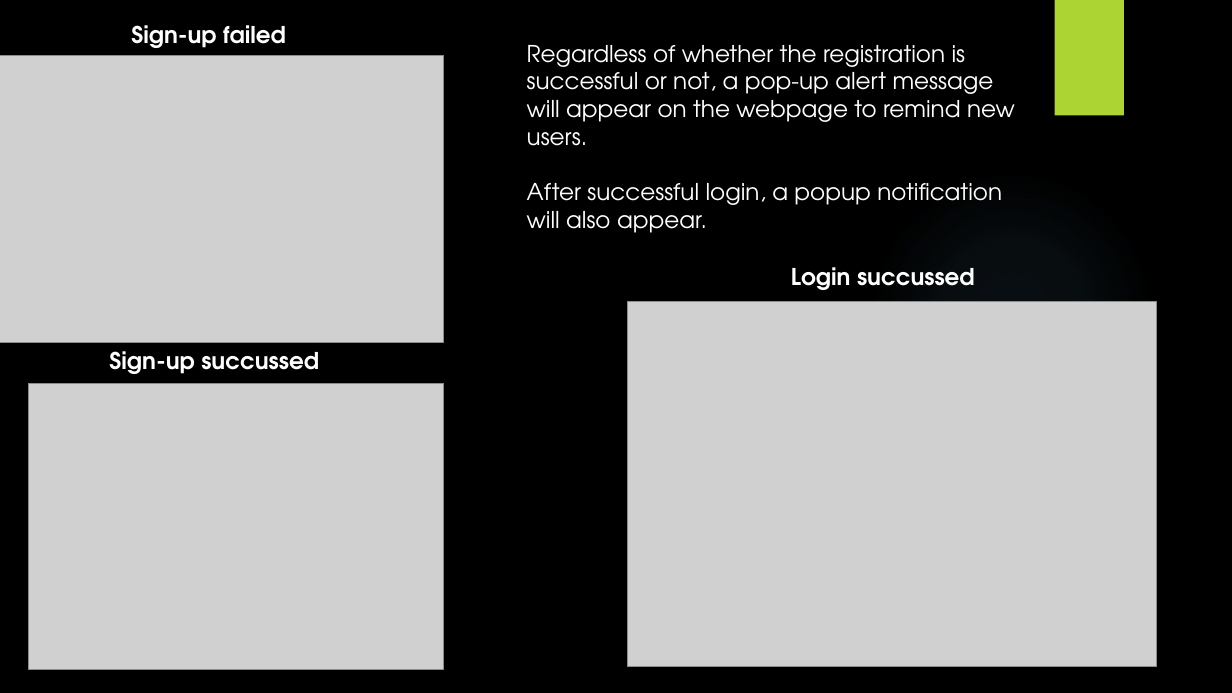
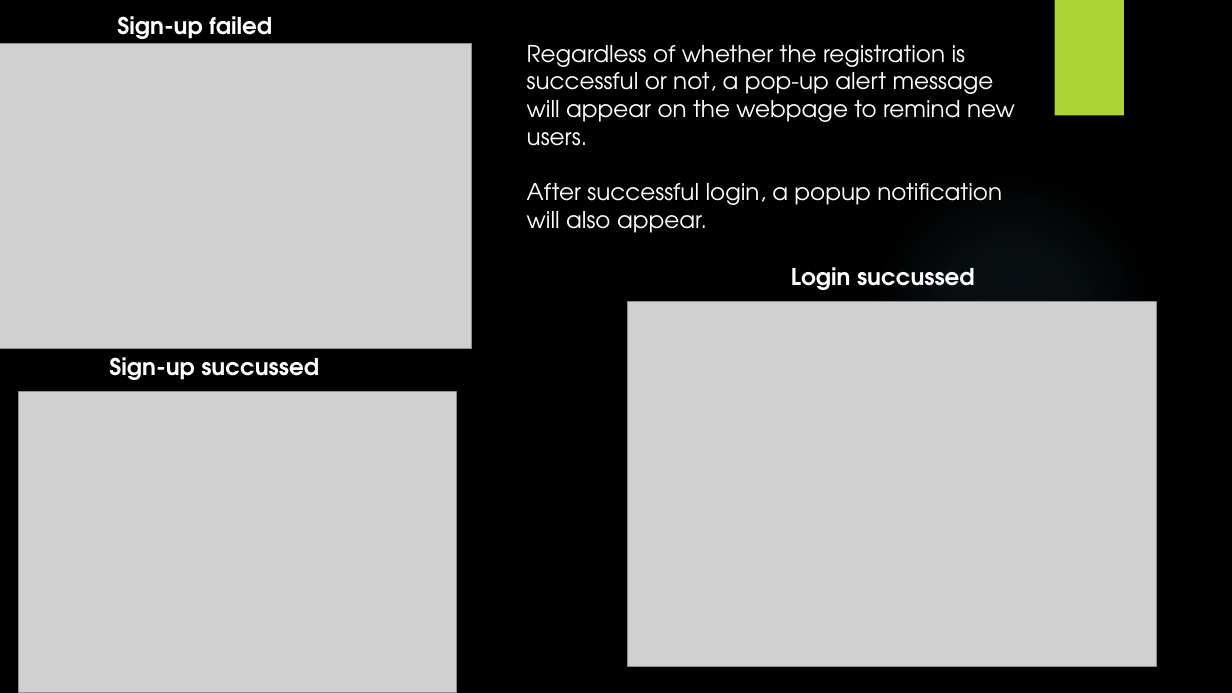
Before and after one commit to RyanXu11/CST8285GroupAssignment, a slide deck: slide 4 of All supporting documentation/Family Expense Tracker.pptx. Drawn at 1232x693 pixels with LibreOffice and Linux fonts; fonts in the diff are those of the drawing; grey boxes stand for pictures; background and template pictures are left out. Boxes give left, top, right and bottom in pixels: in the first picture for what was removed or moved away, otherwise in the second. Text is boxed around its words. In the diff, an @@ line names an element or a change of style, - is before the commit and + after.

```diff
--- a/All supporting documentation/Family Expense Tracker.pptx
+++ b/All supporting documentation/Family Expense Tracker.pptx
@@ text "Sign-up failed" rewrapped from box(131, 25, 286, 48) to box(117, 16, 272, 44) @@
@@ picture: place and size @@
-picture at box(0, 55, 444, 342)
+picture at box(0, 43, 472, 348)
@@ text "Sign-up succussed": place and size @@
-text "Sign-up succussed" at box(109, 351, 319, 374)
+text "Sign-up succussed" at box(109, 357, 319, 380)
@@ picture: place and size @@
-picture at box(29, 384, 443, 669)
+picture at box(18, 391, 456, 693)
```
Also in this commit, not shown: 4 other slides changed, 10 other files.
